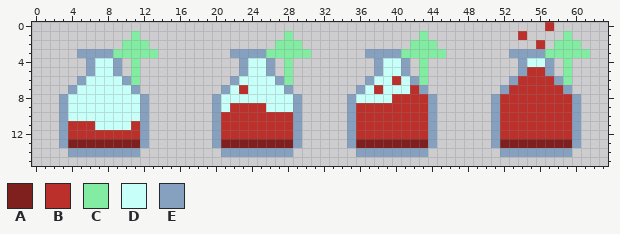
One commit to this pixel-art sprite: Assets/Sprites/Stats/Health Potions.png. This is how it looked before the edit.
The file is 64x16 pixels.
Palette (. is transparent): A #7f201e  B #bc302b  C #82eda2  D #c7fff9  E #86a0c0
Pixels before, first column x 3:
 0 ......................................................B....
 1 ........C................C..............C..........B....C..
 2 .......CCC..............CCC............CCC...........B.CCC.
 3 ..EEEECCCCC........EEEECCCCC......EEEECCCCC.......EEEECCCCC
 4 ...EDDE.C...........EDDE.C.........EDDE.C..........EDDE.C..
 5 ...EDDE.C...........EDDE.C.........EDDE.C..........EBBE.C..
 6 ..EDDDDEC..........EDDDDEC........EDDBDEC.........EBBBBEC..
 7 .EDDDDDDE.........EDBDDDDE.......EDBDDDBE........EBBBBBBE..
 8 EDDDDDDDDE.......EDDDDDDDDE.....EDDDDBBBBE......EBBBBBBBBE.
 9 EDDDDDDDDE.......EDBBBBDDDE.....EBBBBBBBBE......EBBBBBBBBE.
10 EDDDDDDDDE.......EBBBBBBBBE.....EBBBBBBBBE......EBBBBBBBBE.
11 EBBBDDDDBE.......EBBBBBBBBE.....EBBBBBBBBE......EBBBBBBBBE.
12 EBBBBBBBBE.......EBBBBBBBBE.....EBBBBBBBBE......EBBBBBBBBE.
13 EAAAAAAAAE.......EAAAAAAAAE.....EAAAAAAAAE......EAAAAAAAAE.
14 .EEEEEEEE.........EEEEEEEE.......EEEEEEEE........EEEEEEEE..
The result:
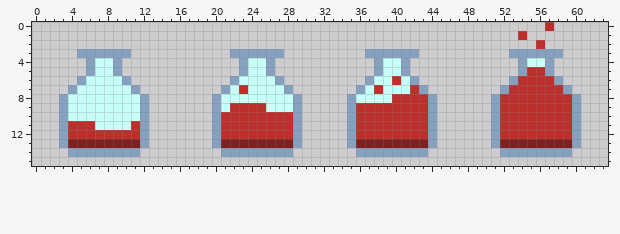
Log entry: Changed potion sprites to not have arrow
Changes in this commit:
y 1: x 11 C -> .; x 28 C -> .; x 43 C -> .; x 59 C -> .
y 2: x 10..12 CCC -> ...; x 27..29 CCC -> ...; x 42..44 CCC -> ...; x 58..60 CCC -> ...
y 3: x 9..13 CCCCC -> EE...; x 26..30 CCCCC -> EE...; x 41..45 CCCCC -> EE...; x 57..61 CCCCC -> EE...
y 4..6: x 11 C -> .; x 28 C -> .; x 43 C -> .; x 59 C -> .
